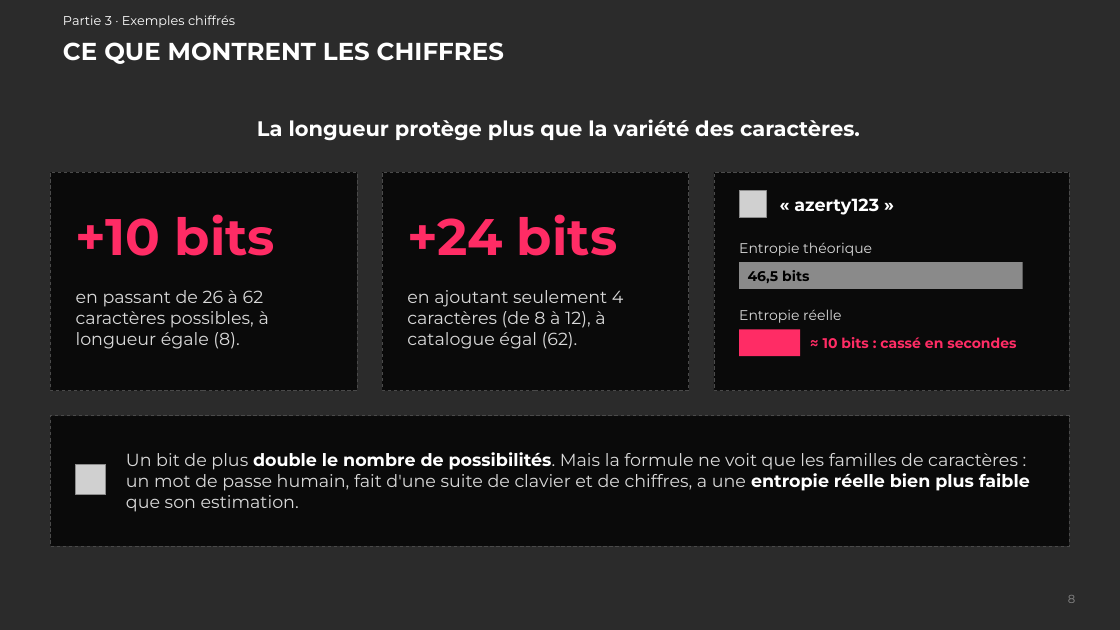
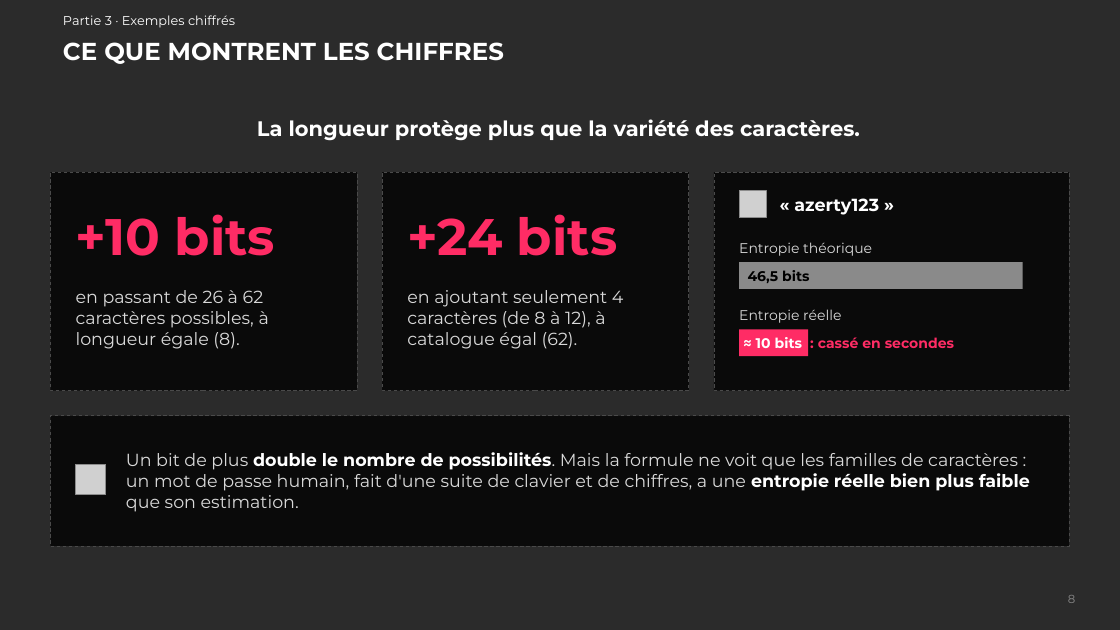
Before and after one commit to saikozx-ops/projet-oteria-mathh, a slide deck: slide 8 of Entropie_mots_de_passe.pptx. Drawn at 1120x630 pixels with LibreOffice and Linux fonts; fonts in the diff are those of the drawing; grey boxes stand for pictures; background and template pictures are left out; a plain dark background stands for a picture behind light text. Boxes give left, top, right and bottom in pixels: in the first picture for what was removed or moved away, otherwise in the second. Text is boxed around its words. In the diff, an @@ line names an element or a change of style, - is before the commit and + after.

```diff
--- a/Entropie_mots_de_passe.pptx
+++ b/Entropie_mots_de_passe.pptx
@@ rectangle: place and size @@
-rectangle at (739,329,801,356)
+rectangle at (739,329,808,356)
@@ text added at (756,337,802,348), 12 pt, text #FFFFFF, bold @@
+≈ 10 bits
@@ text at (818,337,954,348): text changed @@
-≈ 10 bits : cassé en secondes
+: cassé en secondes
```
Also in this commit, not shown: 4 other slides changed.
